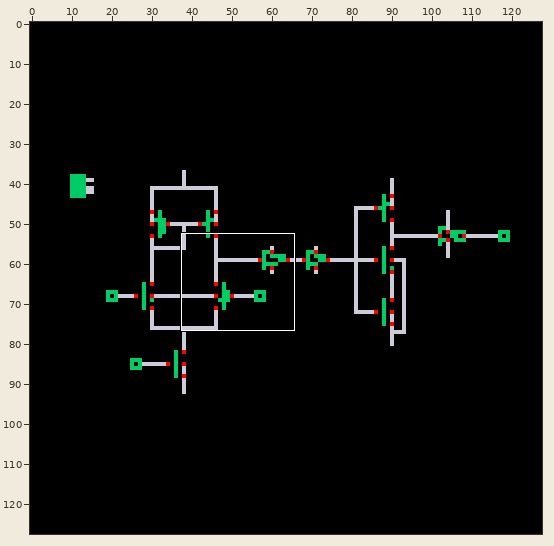
Two versions of one sprite sheet, diff_pair_comp/schematic/thumbnail_128x128.png. The first picture is a wide view before the edit; the outline marks the close-up.
Close-up. First the earlier version:
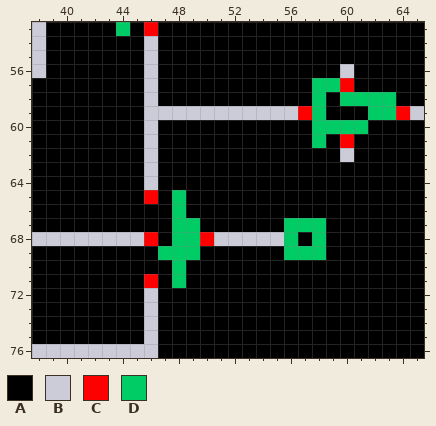
The file is 128x128 pixels. Shown: x 38..65, y 53..76.
Palette (. is transparent): A #000000  B #ccccd9  C #ff0000  D #00cc66
Pixels before, first column x 38:
53 BAAAAADACAAAAAAAAAAAAAAAAAAA
54 BAAAAAAABAAAAAAAAAAAAAAAAAAA
55 BAAAAAAABAAAAAAAAAAAAAAAAAAA
56 BAAAAAAABAAAAAAAAAAAAABAAAAA
57 AAAAAAAABAAAAAAAAAAADDCAAAAA
58 AAAAAAAABAAAAAAAAAAADADDDDAA
59 AAAAAAAABBBBBBBBBBBCDAAADDCB
60 AAAAAAAABAAAAAAAAAAADDDDAAAA
61 AAAAAAAABAAAAAAAAAAADACAAAAA
62 AAAAAAAABAAAAAAAAAAAAABAAAAA
63 AAAAAAAABAAAAAAAAAAAAAAAAAAA
64 AAAAAAAABAAAAAAAAAAAAAAAAAAA
65 AAAAAAAACADAAAAAAAAAAAAAAAAA
66 AAAAAAAAAADAAAAAAAAAAAAAAAAA
67 AAAAAAAAAADDAAAAAADDDAAAAAAA
68 BBBBBBBBCADDCBBBBBDADAAAAAAA
69 AAAAAAAAADDDAAAAAADDDAAAAAAA
70 AAAAAAAAAADAAAAAAAAAAAAAAAAA
71 AAAAAAAACADAAAAAAAAAAAAAAAAA
72 AAAAAAAABAAAAAAAAAAAAAAAAAAA
73 AAAAAAAABAAAAAAAAAAAAAAAAAAA
74 AAAAAAAABAAAAAAAAAAAAAAAAAAA
75 AAAAAAAABAAAAAAAAAAAAAAAAAAA
76 BBBBBBBBBAAAAAAAAAAAAAAAAAAA
The result:
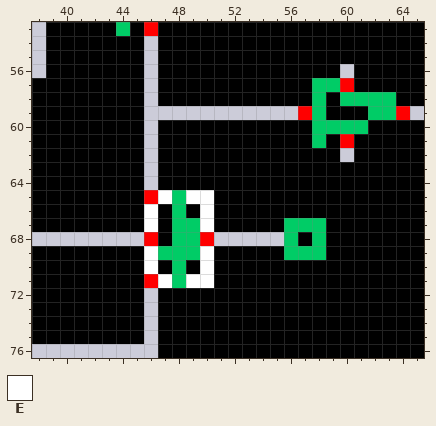
Colours new in this view: E #ffffff
Edits made:
Colour E replaces colour A in row 65 at x 47 and 49 to 50; in rows 66 to 67 at x 46 and 50; in rows 69 to 70 at x 46 and 50; in row 71 at x 47 and 49 to 50.
